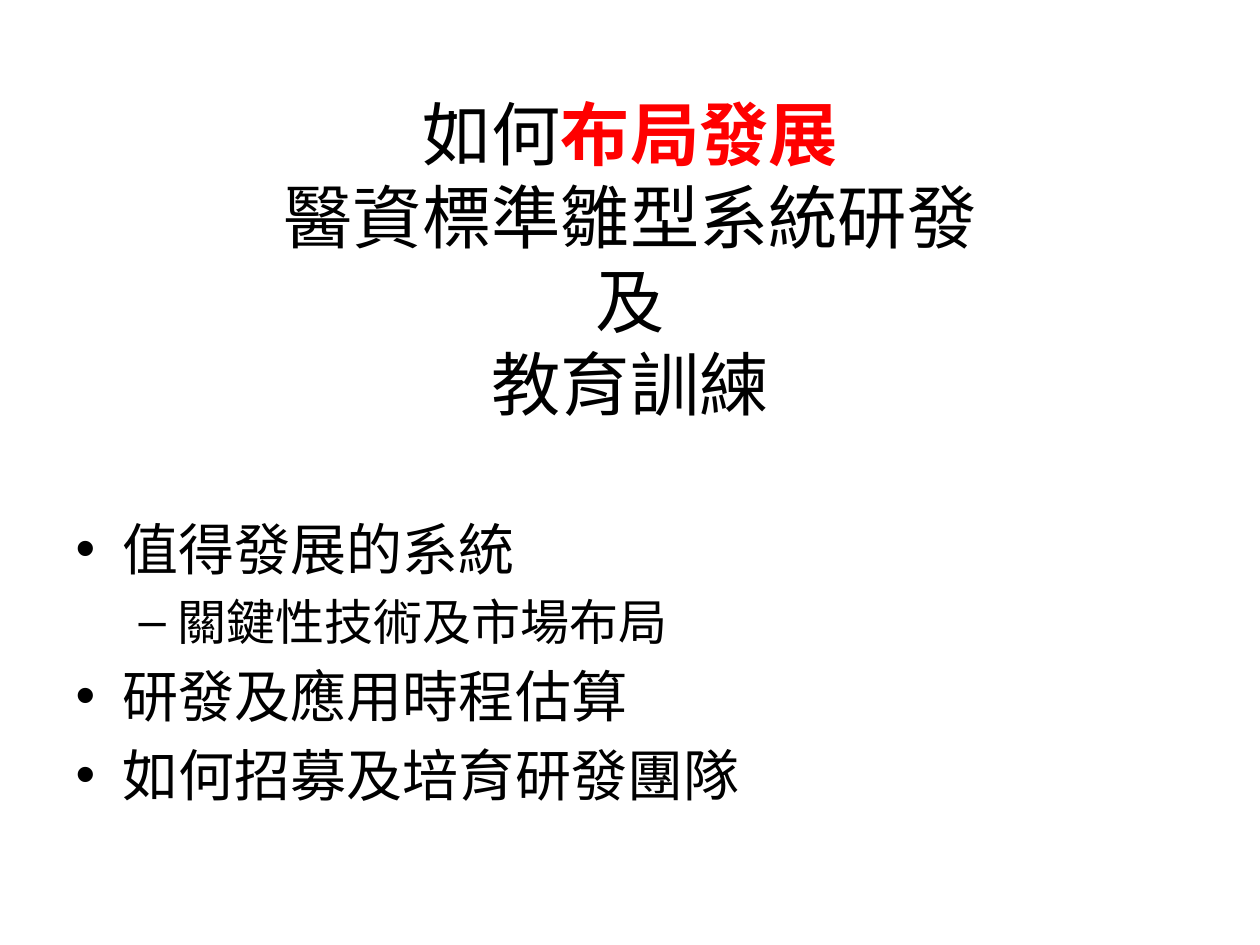
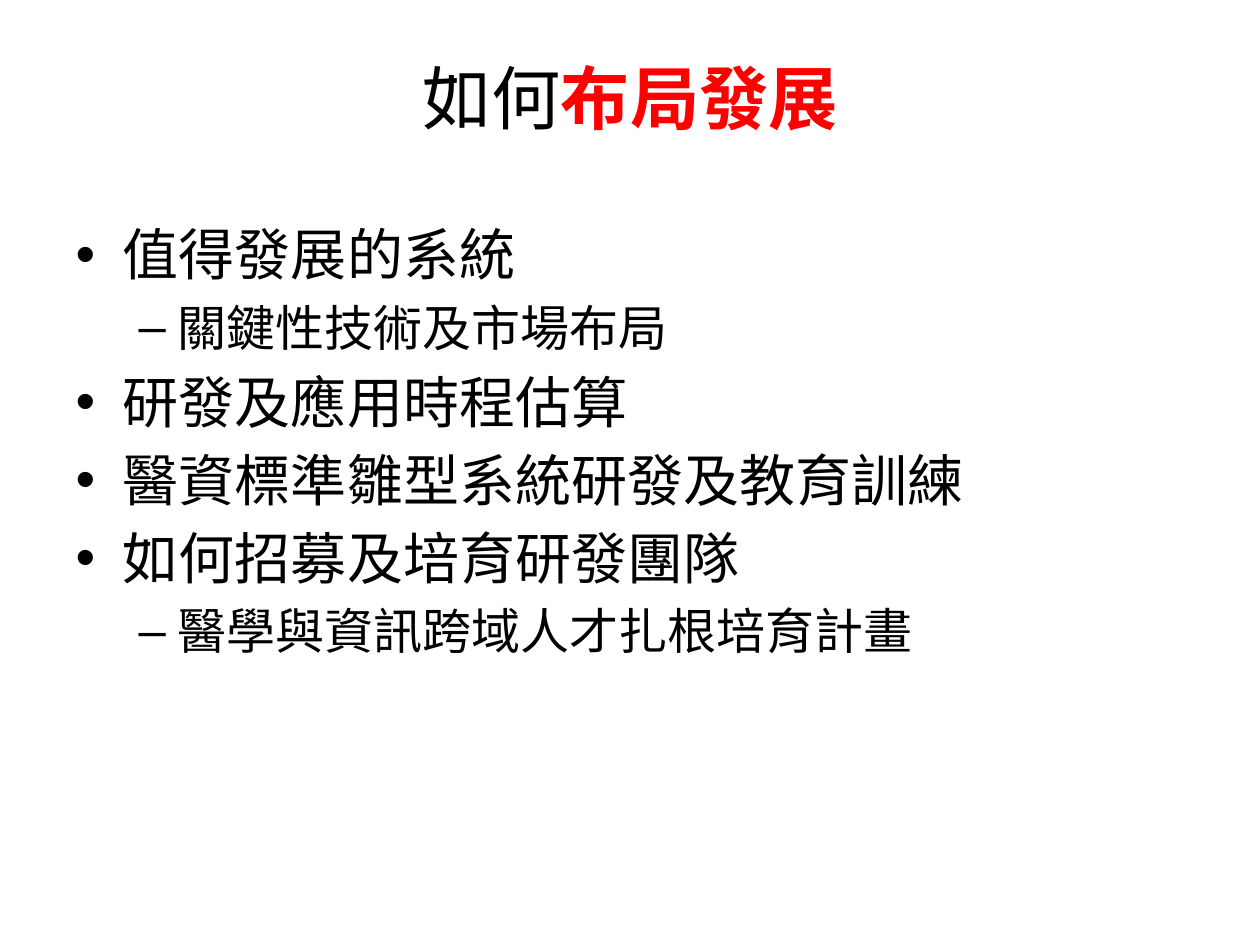
Before and after one commit to mos2718/FHIRspec, a slide deck: slide 14 of Spec/FHIR-BeginnerDevGuide.pptx (slide 7 before the commit). Drawn at 1260x945 pixels with LibreOffice and Linux fonts; fonts in the diff are those of the drawing. Boxes give left, top, right and bottom in pixels: in the first picture for what was removed or moved away, otherwise in the second. Text is boxed around its words. In the diff, an @@ line names an element or a change of style, - is before the commit and + after.

```diff
--- a/Spec/FHIR-BeginnerDevGuide.pptx
+++ b/Spec/FHIR-BeginnerDevGuide.pptx
@@ title at [422, 65, 838, 131]: text changed; text colour #000000 to #FF0000; bold on @@
-如何布局發展
-醫資標準雛型系統研發
-及
-教育訓練
+如何布局發展
@@ text "值得發展的系統": place and size @@
-text "值得發展的系統" at [123, 523, 739, 801]
+text "值得發展的系統" at [123, 228, 964, 653]
@@ text at [123, 453, 964, 506]: paragraph added @@
+• 醫資標準雛型系統研發及教育訓練
@@ text at [178, 607, 912, 653]: paragraph added @@
+  – 醫學與資訊跨域人才扎根培育計畫
```
Also in this commit, not shown: 7 slides added, 1 other file.
